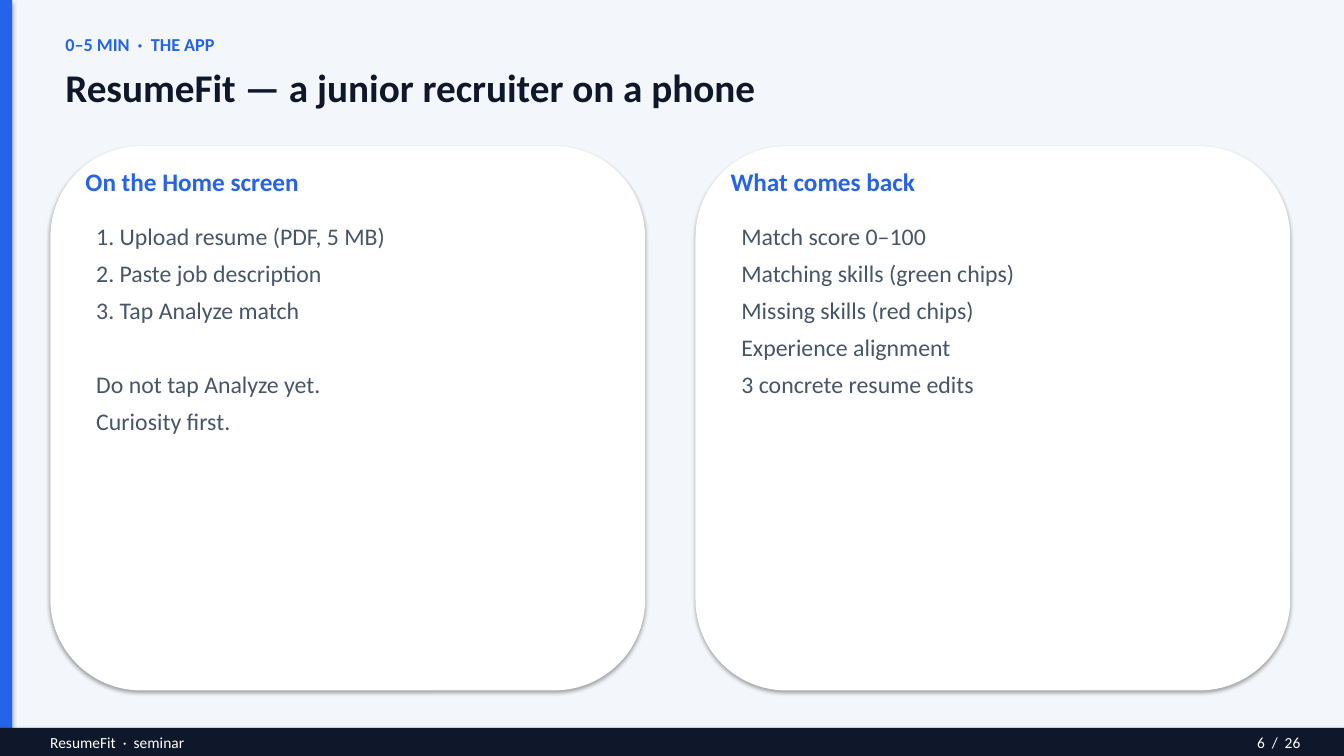
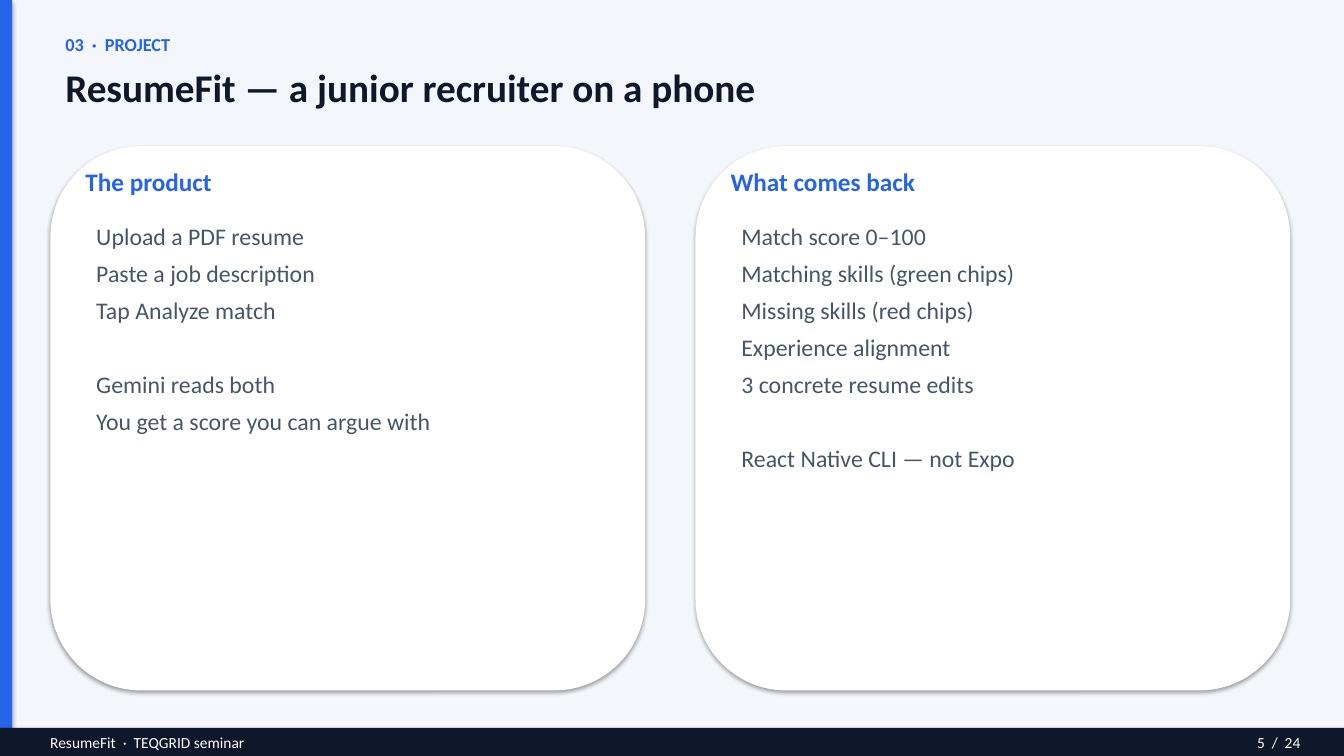
Before and after one commit to Aishwaryaofficial/resume-fit, a slide deck: slide 5 of ResumeFit-Seminar.pptx (slide 6 before the commit). Drawn at 1344x756 pixels with LibreOffice and Linux fonts; fonts in the diff are those of the drawing. Boxes give left, top, right and bottom in pixels: in the first picture for what was removed or moved away, otherwise in the second. Text is boxed around its words. In the diff, an @@ line names an element or a change of style, - is before the commit and + after.

```diff
--- a/ResumeFit-Seminar.pptx
+++ b/ResumeFit-Seminar.pptx
@@ text at [65, 39, 170, 51]: text changed @@
-0–5 MIN · THE APP
+03 · PROJECT
@@ text at [85, 173, 212, 195]: text changed @@
-On the Home screen
+The product
@@ text at [96, 228, 430, 434]: text changed @@
-1. Upload resume (PDF, 5 MB)
-2. Paste job description
-3. Tap Analyze match
-Do not tap Analyze yet.
-Curiosity first.
+Upload a PDF resume
+Paste a job description
+Tap Analyze match
+Gemini reads both
+You get a score you can argue with
@@ text at [741, 450, 1015, 471]: paragraph added @@
+React Native CLI — not Expo
@@ text at [50, 737, 244, 750]: text changed @@
-ResumeFit · seminar
+ResumeFit · TEQGRID seminar
@@ text at [1257, 738, 1301, 748]: text changed @@
-6 / 26
+5 / 24
```
Also in this commit, not shown: 11 other slides changed, 12 slides added, 14 slides removed, 3 other files.
